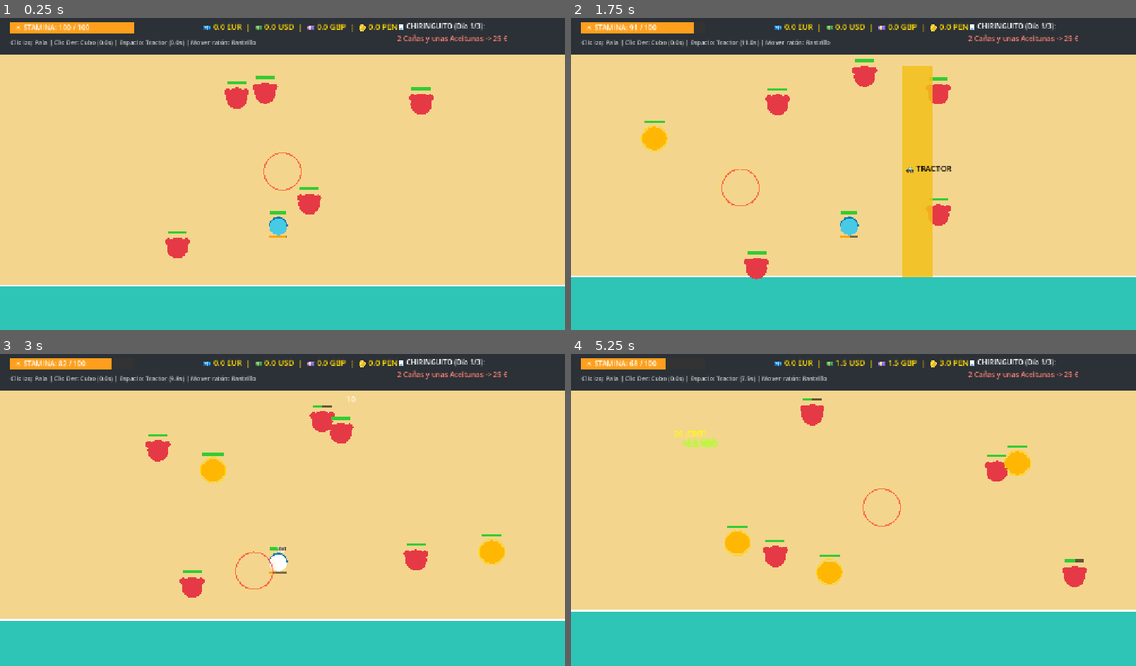
Above: before the commit, frames 1-4 (two rows, left to right).
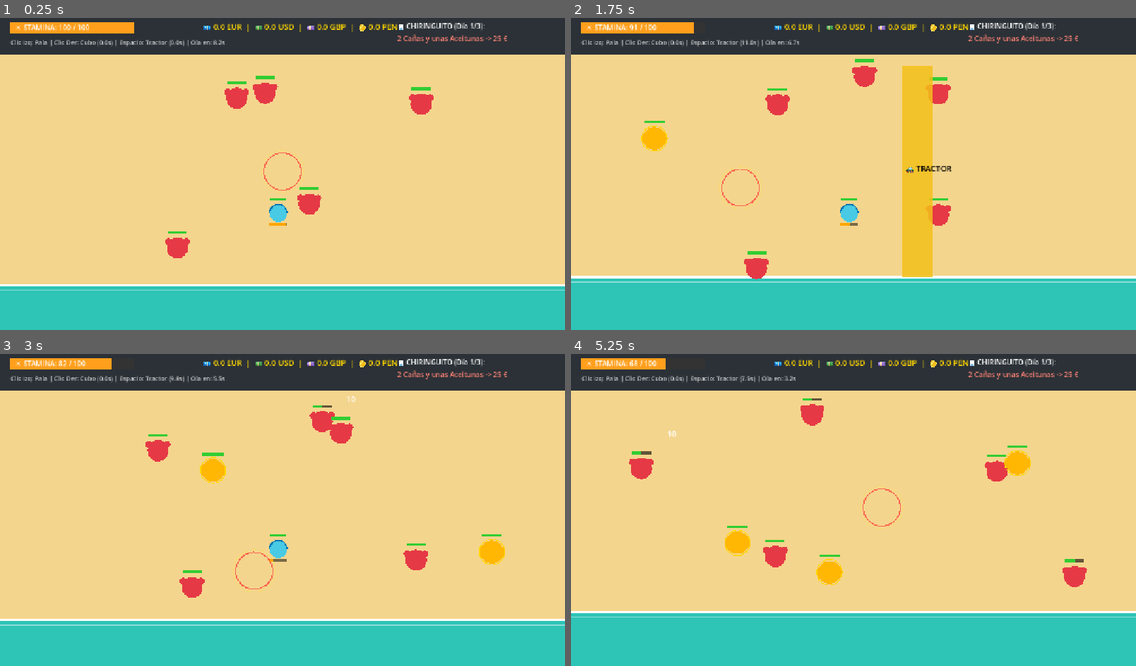
Above: after the commit, the same moments.

Repository: Suko-Dev20/chiringuito-must-be-paid
Game: Godot game, scene res://scenes/main/beach_round.tscn
The game is run twice, just before and just after one commit, with the same random seed, the same clock (stepped at 60 frames per second) and the same inputs.
Inputs (mouse positions are in pixels of both pictures, inside the frame that each line leads up to):
- Up to frame 1 (0.25 s): no input
- Up to frame 2 (1.75 s): tap Enter at 0.5 s; move the mouse to (977, 155) at 0.52 s; click (977, 155) at 0.67 s; tap Space at 0.77, 1.52 s; move the mouse to (740, 186) at 1.27 s; click (740, 186) at 1.42 s
- Up to frame 3 (3 s): move the mouse to (339, 438) at 2.02 s; click (339, 438) at 2.17 s; move the mouse to (254, 572) at 2.77 s; click (254, 572) at 2.92 s
- Up to frame 4 (5.25 s): tap Space at 3.02, 3.77, 4.52 s; move the mouse to (1023, 553) at 3.52 s; click (1023, 553) at 3.67 s; move the mouse to (684, 460) at 4.27 s; click (684, 460) at 4.42 s; move the mouse to (881, 506) at 5.02 s; click (881, 506) at 5.17 s

The runs differ from the first frame. In frame 1, 0.9% of the frame differs, in the area x 0-100%, y 6-88%; in frame 2, 1.3%; in frame 3, 0.9%; in frame 4, 1.8%, in the area x 0-100%, y 2-85%.

Commit message:
feat(issue-4): add dynamic tide waves that wash away coins and deposit clams

Diff:
--- a/scripts/beach_round.gd
+++ b/scripts/beach_round.gd
@@ -1,6 +1,6 @@
 extends Node2D
 ## Escena principal de la ronda en la playa ("La Orilla")
-## Controla: Pala (Clic Izq), Cubo (Clic Der), Rastrillo (Imán al mover ratón), Tractor y Fauna Marina.
+## Controla: Pala (Clic Izq), Cubo (Clic Der), Rastrillo (Imán), Tractor, Fauna Marina y Olas Dinámicas.
 
 var current_stamina: float = 100.0
 var max_stamina: float = 100.0
@@ -23,6 +23,15 @@
 
 var spawn_timer: float = 0.0
 var wave_time: float = 0.0
+
+# --- Sistema de Olas Dinámicas (Issue #4) ---
+var tide_timer: float = 9.0
+var tide_interval: float = 10.0
+var surge_active: bool = false
+var surge_progress: float = 0.0
+var surge_spawned_fauna: bool = false
+var current_wave_y: float = 610.0
+var wet_sand_alpha: float = 0.0
 
 func _ready() -> void:
 	start_new_round()
@@ -34,6 +43,10 @@
 	crabs.clear()
 	coins.clear()
 	floating_texts.clear()
+	tide_timer = 8.5
+	surge_active = false
+	surge_progress = 0.0
+	wet_sand_alpha = 0.0
 	# Spawnear primeros bichos al empezar el día
 	for i in range(4):
 		spawn_crab("crab")
@@ -42,6 +55,7 @@
 func _process(delta: float) -> void:
 	wave_time += delta
 	if round_active:
+		_update_dynamic_waves(delta)
 		_update_spawner(delta)
 		_update_crabs(delta)
 		_update_coins_and_rake(delta)
@@ -64,6 +78,51 @@
 
 	if event is InputEventKey and event.pressed and event.keycode == KEY_SPACE:
 		_use_tractor()
+
+# --- Sistema de Olas Dinámicas (Issue #4) ---
+
+func _update_dynamic_waves(delta: float) -> void:
+	if wet_sand_alpha > 0.0 and not surge_active:
+		wet_sand_alpha = maxf(0.0, wet_sand_alpha - delta * 0.18)
+
+	if not surge_active:
+		current_wave_y = 610.0 + sin(wave_time * 2.2) * 16.0
+		tide_timer -= delta
+		if tide_timer <= 0.0:
+			surge_active = true
+			surge_progress = 0.0
+			surge_spawned_fauna = false
+			wet_sand_alpha = 0.65
+			_spawn_text(Vector2(540, 290), "🌊 ¡SUBE LA MAREA!", Color.AQUA)
+	else:
+		# La ola sube hasta y = 340 y luego baja suavemente
+		surge_progress += delta * 1.35
+		var s: float = sin(minf(surge_progress, PI))
+		current_wave_y = 610.0 - (s * 270.0)
+
+		# Arrastrar monedas no recogidas que toque la espuma de la ola
+		var washed_count: int = 0
+		for i in range(coins.size() - 1, -1, -1):
+			if coins[i]["pos"].y >= current_wave_y + 8.0:
+				coins[i]["pos"].y += 220.0 * delta
+				# Si la ola está bajando o la moneda ya se hundió en el agua profunda, se pierde
+				if surge_progress > PI * 0.55 or coins[i]["pos"].y > 650.0:
+					coins.remove_at(i)
+					washed_count += 1
+		if washed_count > 0:
+			_spawn_text(Vector2(560, current_wave_y - 20.0), "🌊 ¡La ola se llevó %d moneda(s)!" % washed_count, Color.ORANGE_RED)
+
+		# En el pico de la ola, dejar nuevas Almejas y bichos en la orilla
+		if not surge_spawned_fauna and surge_progress >= PI * 0.5:
+			surge_spawned_fauna = true
+			spawn_crab("clam")
+			spawn_crab("clam")
+			spawn_crab()
+			_spawn_text(Vector2(500, 380), "🐚 ¡La ola trajo nuevas Coquinas a la arena!", Color.AQUAMARINE)
+
+		if surge_progress >= PI:
+			surge_active = false
+			tide_timer = tide_interval
 
 # --- Mecánicas de Herramientas ---
 
@@ -226,7 +285,7 @@
 	if kind == "clam":
 		crabs.append({
 			"kind": "clam",
-			"pos": Vector2(randf_range(120, 1160), randf_range(430, 565)),
+			"pos": Vector2(randf_range(120, 1160), randf_range(380, 565)),
 			"vel": Vector2.ZERO,
 			"hp": 22.0,
 			"max_hp": 22.0,
@@ -322,11 +381,20 @@
 
 func _draw() -> void:
 	var font: Font = ThemeDB.fallback_font
-	# 1. Arena de la playa y Orilla con ola animada
+	# 1. Arena de la playa + Arena húmeda + Orilla con olas dinámicas (Issue #4)
 	draw_rect(Rect2(0, 0, 1280, 720), Color("#f4d58d"))
-	var wave_y: float = 610.0 + sin(wave_time * 2.2) * 18.0
-	draw_rect(Rect2(0, wave_y, 1280, 720 - wave_y), Color("#2ec4b6"))
-	draw_line(Vector2(0, wave_y), Vector2(1280, wave_y), Color.WHITE, 4.0)
+	if wet_sand_alpha > 0.0:
+		draw_rect(Rect2(0, 340, 1280, 380), Color(0.76, 0.62, 0.35, wet_sand_alpha * 0.55))
+
+	# Aviso visual antes de que suba la ola grande
+	if not surge_active and tide_timer <= 2.5 and round_active:
+		draw_line(Vector2(0, 340), Vector2(1280, 340), Color(0.18, 0.77, 0.71, 0.55), 2.0)
+		draw_string(font, Vector2(450, 332), "🌊 ¡ALERTA DE MAREA EN %.1fs! (Arrastrará monedas hasta esta línea)" % tide_timer, HORIZONTAL_ALIGNMENT_LEFT, -1, 15, Color("#005f73"))
+
+	# Agua de la ola actual
+	draw_rect(Rect2(0, current_wave_y, 1280, 720 - current_wave_y), Color("#2ec4b6"))
+	draw_line(Vector2(0, current_wave_y), Vector2(1280, current_wave_y), Color.WHITE, 5.0)
+	draw_line(Vector2(0, current_wave_y + 12), Vector2(1280, current_wave_y + 12), Color(1, 1, 1, 0.45), 2.5)
 
 	# 2. Monedas en la arena
 	for c in coins:
@@ -350,7 +418,6 @@
 			draw_rect(Rect2(p.x - 20, p.y + 22, 40 * bury_ratio, 5), Color.ORANGE)
 		elif kind == "octopus":
 			var col: Color = Color.WHITE if flash else Color("#9b5de5")
-			# Tentáculos animados alrededor del Pulpo Turista
 			for t in range(6):
 				var angle: float = (TAU / 6.0) * t + sin(wave_time * 3.5 + t) * 0.25
 				var t_pos: Vector2 = p + Vector2(cos(angle), sin(angle)) * 34.0
@@ -391,7 +458,7 @@
 	draw_rect(Rect2(24, 20, 280, 26), Color(0.2, 0.2, 0.2))
 	draw_rect(Rect2(24, 20, 280 * stam_ratio, 26), Color("#ff9f1c"))
 	draw_string(font, Vector2(34, 39), "☀️ STAMINA: %d / %d" % [int(current_stamina), int(max_stamina)], HORIZONTAL_ALIGNMENT_LEFT, -1, 16, Color.WHITE)
-	draw_string(font, Vector2(24, 72), "Clic Izq: Pala | Clic Der: Cubo (%.1fs) | Espacio: Tractor (%.1fs) | Mover ratón: Rastrillo" % [bucket_cooldown, tractor_cooldown], HORIZONTAL_ALIGNMENT_LEFT, -1, 14, Color.LIGHT_GRAY)
+	draw_string(font, Vector2(24, 72), "Clic Izq: Pala | Clic Der: Cubo (%.1fs) | Espacio: Tractor (%.1fs) | Ola en: %.1fs" % [bucket_cooldown, tractor_cooldown, tide_timer if not surge_active else 0.0], HORIZONTAL_ALIGNMENT_LEFT, -1, 14, Color.LIGHT_GRAY)
 
 	var c_text: String = "💶 %.1f EUR  |  💵 %.1f USD  |  💷 %.1f GBP  |  🪙 %.1f PEN" % [
 		GameState.currencies["EUR"], GameState.currencies["USD"], GameState.currencies["GBP"], GameState.currencies["PEN"]
